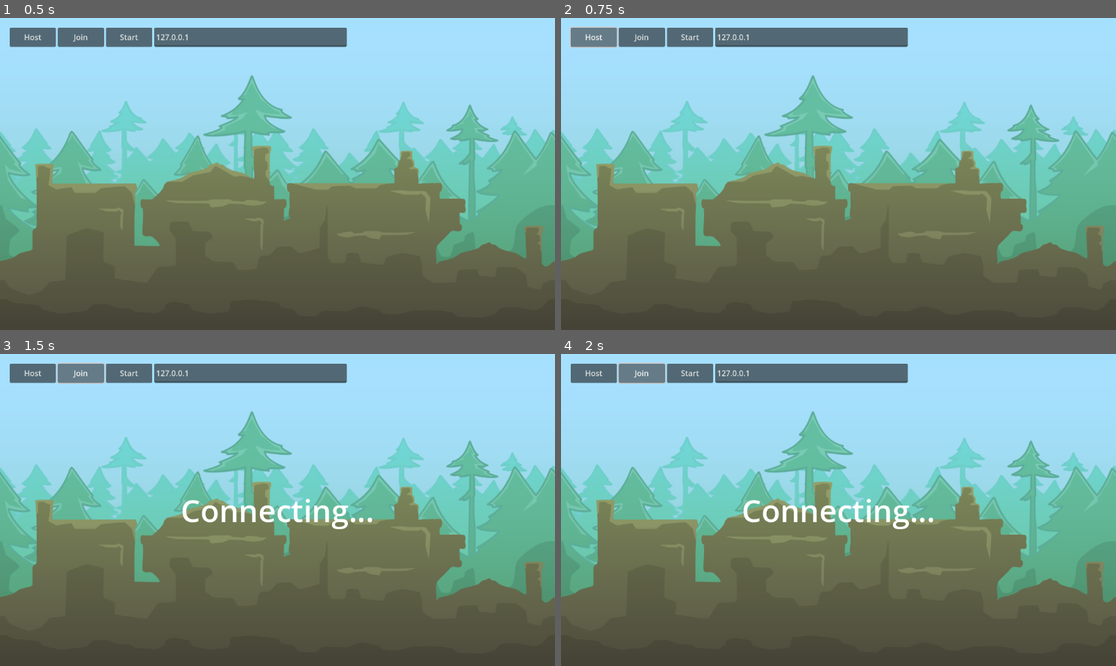
Above: before the commit, frames 1-4 (two rows, left to right).
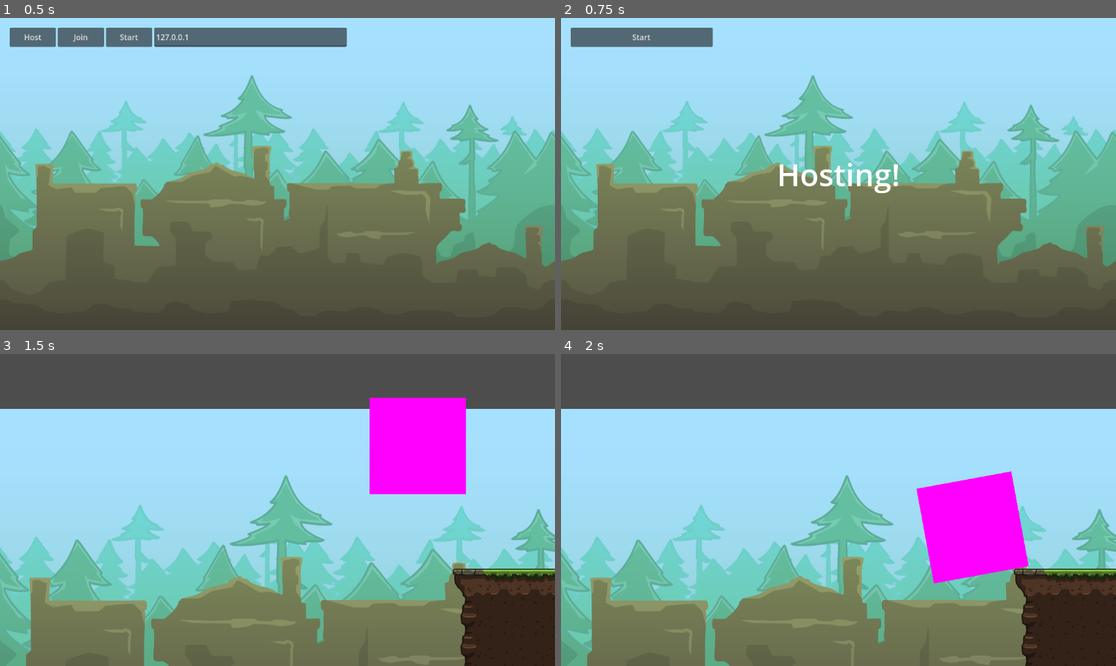
Above: after the commit, the same moments.

Repository: schwasam/godot-2d-multiplayer
Game: Godot game, scene res://menu/menu.tscn
Same seed, same stepped clock (60 frames per second), same inputs: the game is played once before the commit and once after it.
Inputs (mouse positions are in pixels of both pictures, inside the frame that each line leads up to):
- Up to frame 1 (0.5 s): no input
- Up to frame 2 (0.75 s): click "Host" at 0.5 s
- Up to frame 3 (1.5 s): click (83, 372) at 1.25 s, where only the run before the commit has a clickable "Join"
- Up to frame 4 (2 s): no input

Frame 1 is identical in both runs. In frame 2, 3.1% of the frame differs, in the area x 1-63%, y 2-57%; in frame 3, 80%, in the area x 0-100%, y 0-100%; in frame 4, 77%.

Commit message:
add menu logic

Diff:
--- a/lobby.gd
+++ b/lobby.gd
@@ -18,7 +18,6 @@
 	multiplayer.connected_to_server.connect(_on_connected_to_server)
 	multiplayer.connection_failed.connect(_on_connection_failed)
 	multiplayer.server_disconnected.connect(_on_server_disconnected)
-
 
 func create_game():
 	var peer = ENetMultiplayerPeer.new()
--- a/menu/menu.gd
+++ b/menu/menu.gd
@@ -1,5 +1,11 @@
-extends Control
+extends Node
 
+@export var level_container: Node
+@export var level_scene: PackedScene
+
+@export var ui: Control
+@export var not_connected_hbox: HBoxContainer
+@export var host_hbox: HBoxContainer
 @export var ip_line_edit: LineEdit
 @export var status_label: Label
 
@@ -10,16 +16,27 @@
 
 
 func _on_host_button_pressed() -> void:
+	not_connected_hbox.hide()
+	host_hbox.show()
 	Lobby.create_game()
-
+	status_label.text = "Hosting!"
 
 func _on_join_button_pressed() -> void:
+	not_connected_hbox.hide()
 	Lobby.join_game(ip_line_edit.text)
 	status_label.text = "Connecting..."
 
 
 func _on_start_button_pressed() -> void:
-	pass # Replace with function body.
+	hide_menu.rpc()
+	change_level.call_deferred(level_scene)
+
+
+func change_level(scene):
+	for child in level_container.get_children():
+		level_container.remove_child(child)
+		child.queue_free()
+	level_container.add_child(scene.instantiate())
 
 
 func _on_connected_to_server():
@@ -27,4 +44,10 @@
 
 
 func _on_connection_failed():
+	not_connected_hbox.show()
 	status_label.text = "Failed to connect..."
+
+
+@rpc("call_local", "authority", "reliable")
+func hide_menu():
+	ui.hide()
--- a/menu/menu.tscn
+++ b/menu/menu.tscn
@@ -1,24 +1,32 @@
-[gd_scene load_steps=5 format=3 uid="uid://kvjf0haqc28p"]
+[gd_scene load_steps=6 format=3 uid="uid://kvjf0haqc28p"]
 
 [ext_resource type="Texture2D" uid="uid://bja0wl8tcw71c" path="res://art/backgrounds/background_01.png" id="1_7k8oc"]
 [ext_resource type="Script" path="res://menu/menu.gd" id="1_rh1iw"]
+[ext_resource type="PackedScene" uid="uid://cnp584qcnv3tj" path="res://levels/level_01/level_01.tscn" id="2_swkyu"]
 [ext_resource type="Texture2D" uid="uid://bujx43rcy5b85" path="res://art/backgrounds/background_02.png" id="2_t4hla"]
 
 [sub_resource type="LabelSettings" id="LabelSettings_51io5"]
 font_size = 64
 
-[node name="Menu" type="Control" node_paths=PackedStringArray("ip_line_edit", "status_label")]
+[node name="Menu" type="Node" node_paths=PackedStringArray("level_container", "ui", "not_connected_hbox", "host_hbox", "ip_line_edit", "status_label")]
+script = ExtResource("1_rh1iw")
+level_container = NodePath("Level")
+level_scene = ExtResource("2_swkyu")
+ui = NodePath("UI")
+not_connected_hbox = NodePath("UI/NotConnectedHBox")
+host_hbox = NodePath("UI/HostHBox")
+ip_line_edit = NodePath("UI/NotConnectedHBox/IPLineEdit")
+status_label = NodePath("UI/StatusLabel")
+
+[node name="UI" type="Control" parent="."]
 layout_mode = 3
 anchors_preset = 15
 anchor_right = 1.0
 anchor_bottom = 1.0
 grow_horizontal = 2
 grow_vertical = 2
-script = ExtResource("1_rh1iw")
-ip_line_edit = NodePath("HBoxContainer/IPLineEdit")
-status_label = NodePath("StatusLabel")
 
-[node name="BackgroundTrees" type="TextureRect" parent="."]
+[node name="BackgroundTrees" type="TextureRect" parent="UI"]
 layout_mode = 1
 anchors_preset = 15
 anchor_right = 1.0
@@ -29,7 +37,7 @@
 expand_mode = 2
 stretch_mode = 4
 
-[node name="BackgroundHouses" type="TextureRect" parent="BackgroundTrees"]
+[node name="BackgroundHouses" type="TextureRect" parent="UI/BackgroundTrees"]
 layout_mode = 1
 anchors_preset = 15
 anchor_right = 1.0
@@ -40,35 +48,48 @@
 expand_mode = 2
 stretch_mode = 4
 
-[node name="HBoxContainer" type="HBoxContainer" parent="."]
+[node name="NotConnectedHBox" type="HBoxContainer" parent="UI"]
 layout_mode = 0
 offset_left = 20.0
 offset_top = 20.0
 offset_right = 720.0
 offset_bottom = 60.0
 
-[node name="HostButton" type="Button" parent="HBoxContainer"]
+[node name="HostButton" type="Button" parent="UI/NotConnectedHBox"]
 layout_mode = 2
 size_flags_horizontal = 3
 text = "Host"
 
-[node name="JoinButton" type="Button" parent="HBoxContainer"]
+[node name="JoinButton" type="Button" parent="UI/NotConnectedHBox"]
 layout_mode = 2
 size_flags_horizontal = 3
 text = "Join"
 
-[node name="StartButton" type="Button" parent="HBoxContainer"]
+[node name="StartButton" type="Button" parent="UI/NotConnectedHBox"]
 layout_mode = 2
 size_flags_horizontal = 3
 text = "Start"
 
-[node name="IPLineEdit" type="LineEdit" parent="HBoxContainer"]
+[node name="IPLineEdit" type="LineEdit" parent="UI/NotConnectedHBox"]
 custom_minimum_size = Vector2(400, 0)
 layout_mode = 2
 text = "127.0.0.1"
 placeholder_text = "Enter IP Address..."
 
-[node name="StatusLabel" type="Label" parent="."]
+[node name="HostHBox" type="HBoxContainer" parent="UI"]
+visible = false
+layout_mode = 0
+offset_left = 20.0
+offset_top = 20.0
+offset_right = 315.0
+offset_bottom = 60.0
+
+[node name="StartButton" type="Button" parent="UI/HostHBox"]
+layout_mode = 2
+size_flags_horizontal = 3
+text = "Start"
+
+[node name="StatusLabel" type="Label" parent="UI"]
 layout_mode = 1
 anchors_preset = 15
 anchor_right = 1.0
@@ -79,6 +100,14 @@
 horizontal_alignment = 1
 vertical_alignment = 1
 
-[connection signal="pressed" from="HBoxContainer/HostButton" to="." method="_on_host_button_pressed"]
-[connection signal="pressed" from="HBoxContainer/JoinButton" to="." method="_on_join_button_pressed"]
-[connection signal="pressed" from="HBoxContainer/StartButton" to="." method="_on_start_button_pressed"]
+[node name="Level" type="Node" parent="."]
+
+[node name="LevelSpawner" type="MultiplayerSpawner" parent="."]
+_spawnable_scenes = PackedStringArray("res://levels/level_01/level_01.tscn")
+spawn_path = NodePath("../Level")
+spawn_limit = 1
+
+[connection signal="pressed" from="UI/NotConnectedHBox/HostButton" to="." method="_on_host_button_pressed"]
+[connection signal="pressed" from="UI/NotConnectedHBox/JoinButton" to="." method="_on_join_button_pressed"]
+[connection signal="pressed" from="UI/NotConnectedHBox/StartButton" to="." method="_on_start_button_pressed"]
+[connection signal="pressed" from="UI/HostHBox/StartButton" to="." method="_on_start_button_pressed"]
